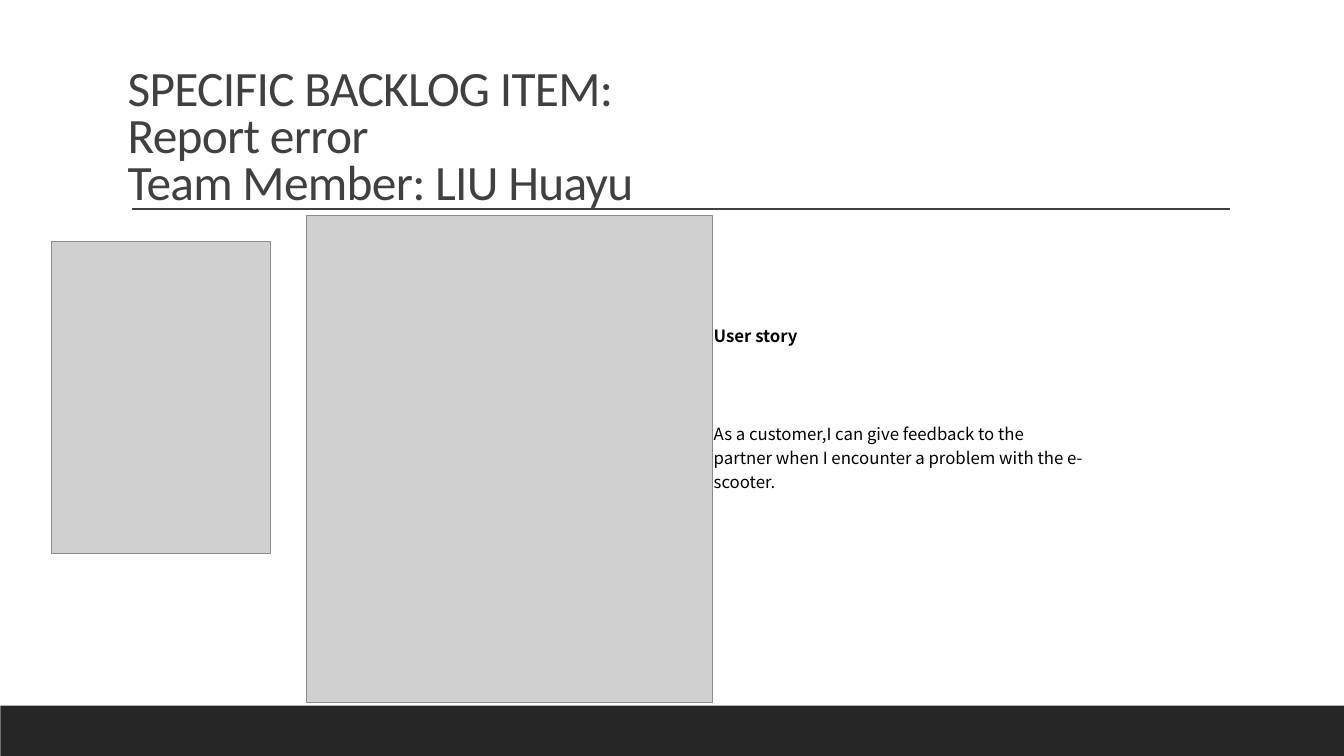
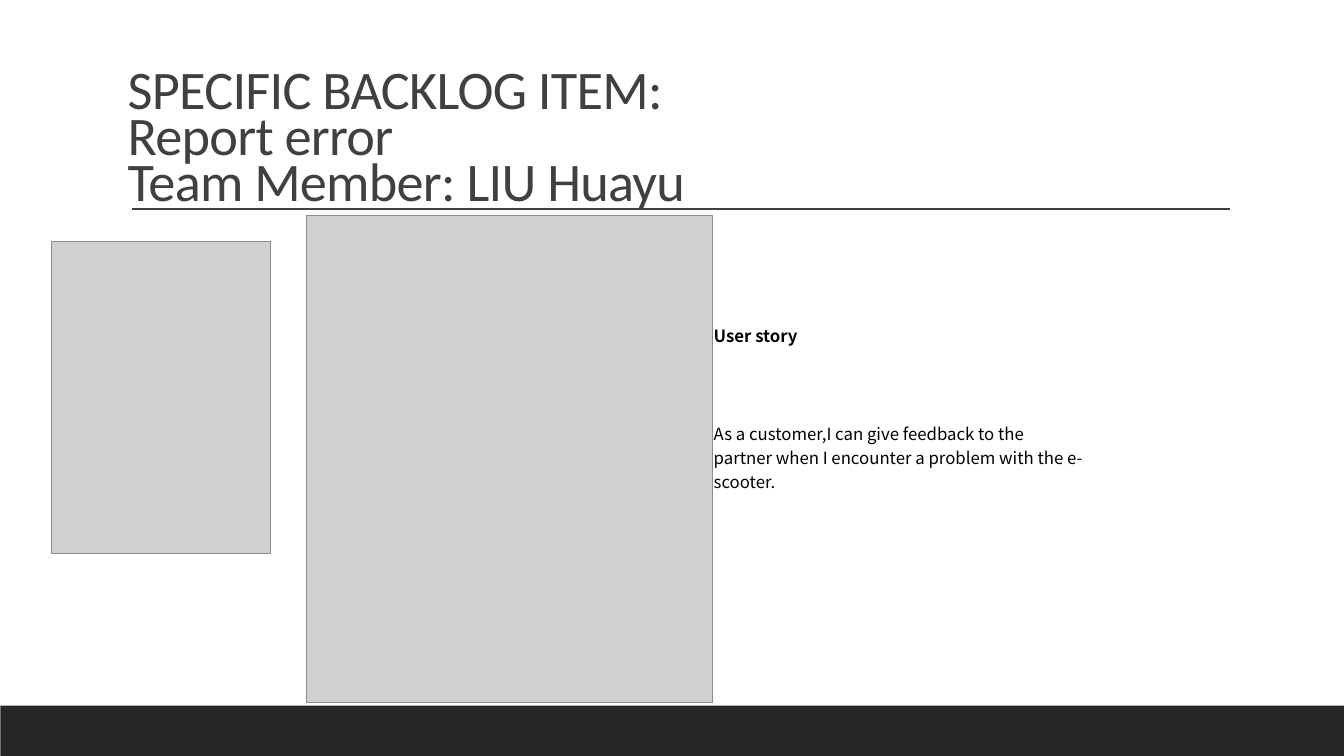
Before and after one commit to zzmaoyuqing/SWA_project, a slide deck: slide 9 of PPT.pptx. Drawn at 1344x756 pixels with LibreOffice and Linux fonts; fonts in the diff are those of the drawing; grey boxes stand for pictures. Boxes give left, top, right and bottom in pixels: in the first picture for what was removed or moved away, otherwise in the second. Text is boxed around its words. In the diff, an @@ line names an element or a change of style, - is before the commit and + after.

```diff
--- a/PPT.pptx
+++ b/PPT.pptx
@@ text "SPECIFIC BACKLOG ITEM: Report error ..." at (128,73,685,210): size 35.2 to 38.8 pt; line spacing 0.8 to 0.7 @@
```
Also in this commit, not shown: 1 other slide changed.
